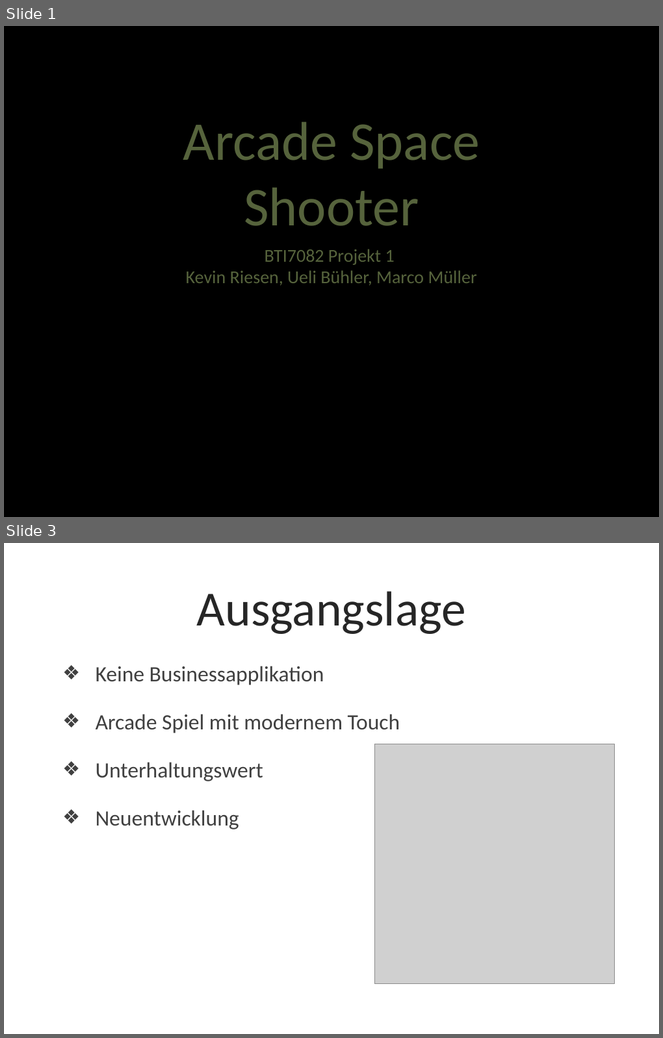
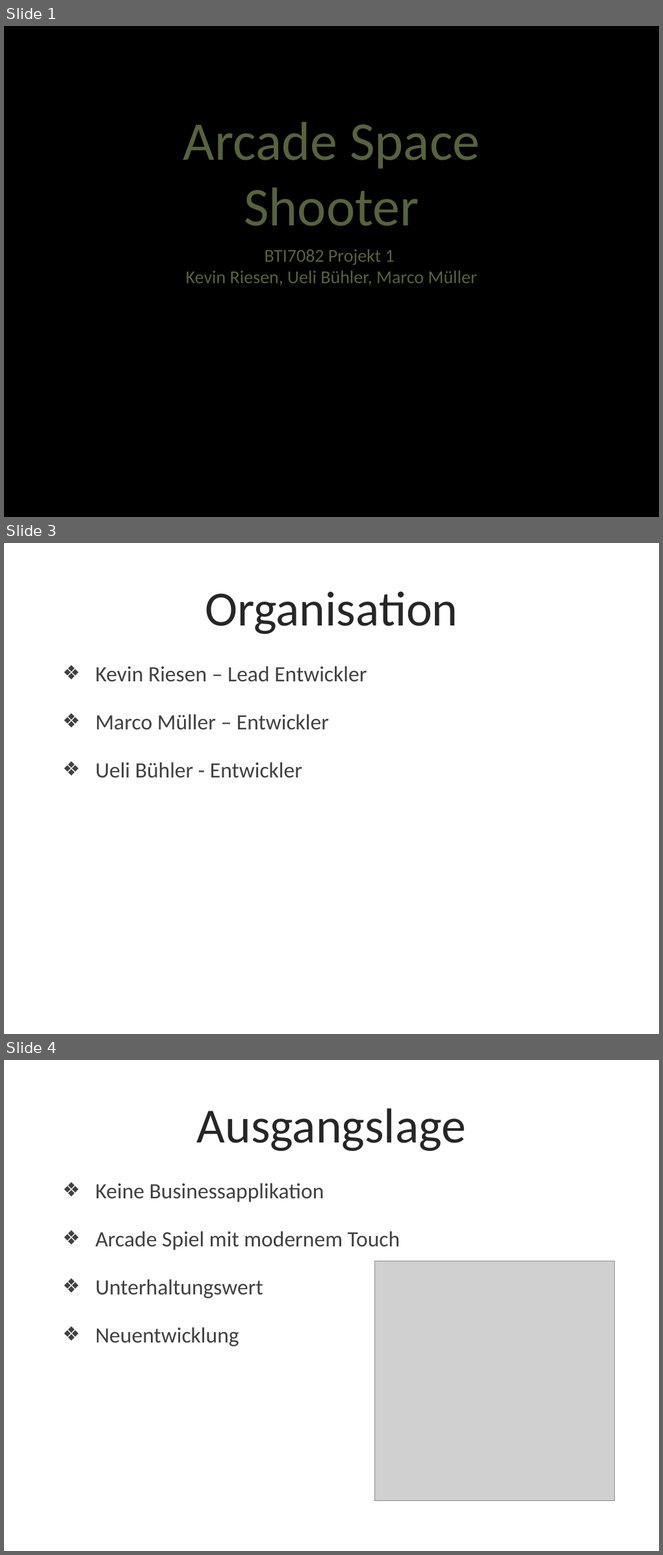
Before and after one commit to smowdy/bfh_projekt_1, a slide deck: doc/PP_Arcade_V1.pptx. Shown one above the other, each under a label of ours: slides 1 and 3 before the commit, slides 1, 3 and 4 after it; the slides between them are not shown. The pictures are 663x1038 and 663x1555 pixels, drawn with LibreOffice and Linux fonts; fonts in the diff are those of the drawing; grey boxes stand for pictures; background and template pictures are left out. Boxes give left, top, right and bottom in pixels: in the first picture for what was removed or moved away, otherwise in the second. Text is boxed around its words. In the diff, an @@ line names an element or a change of style, - is before the commit and + after.

```diff
--- a/doc/PP_Arcade_V1.pptx
+++ b/doc/PP_Arcade_V1.pptx
@@ slide 3 added at (x1=4, y1=543, x2=659, y2=1034), background picture (left out) @@
@@ title added at (x1=205, y1=591, x2=458, y2=634), 54 pt, text #262626 @@
+Organisation
@@ text added at (x1=96, y1=666, x2=367, y2=778), 24 pt, text #404040 @@
+❖ Kevin Riesen – Lead Entwickler
+❖ Marco Müller – Entwickler
+❖ Ueli Bühler - Entwickler
@@ what was slide 3 is now slide 4 @@
```
Also in this commit, not shown: 3 slides changed.
